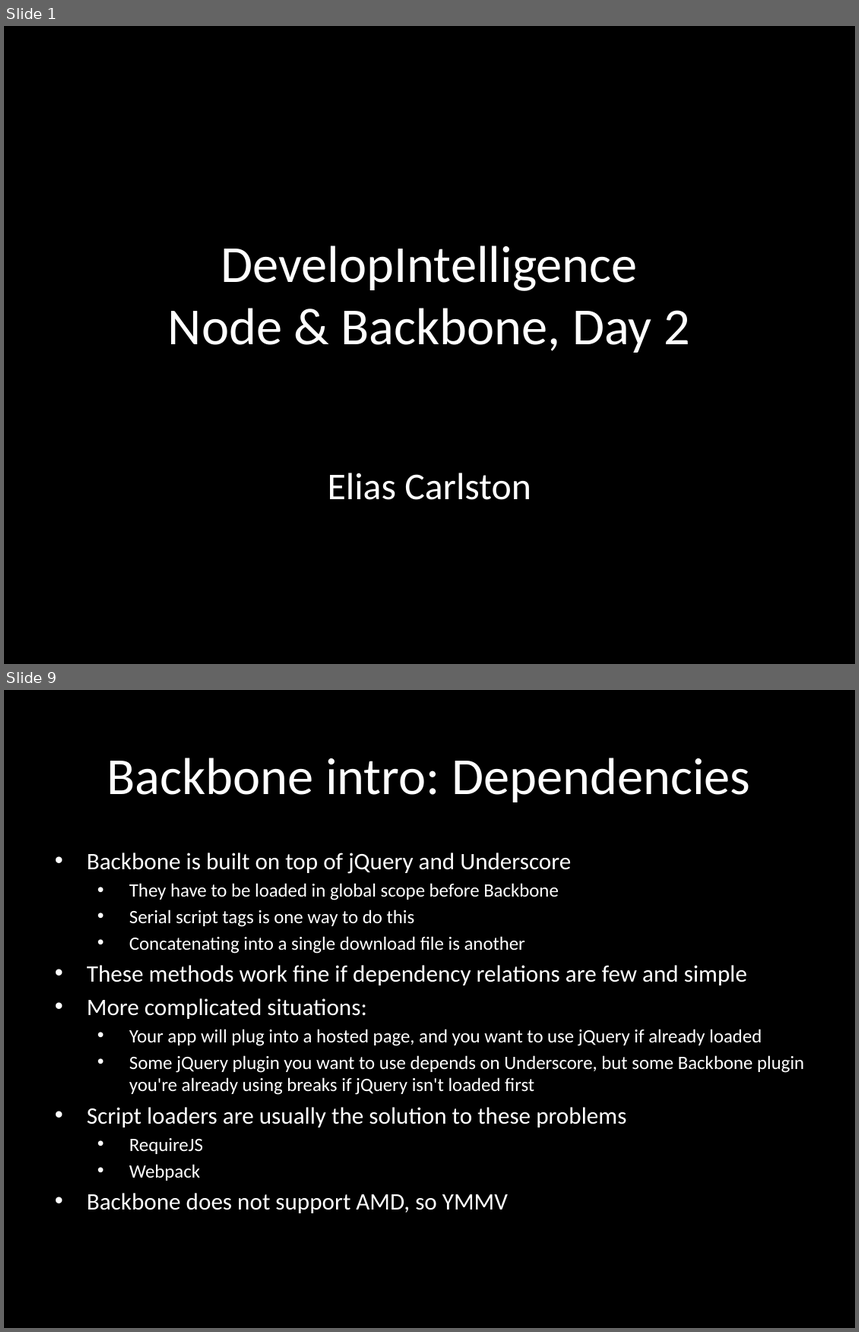
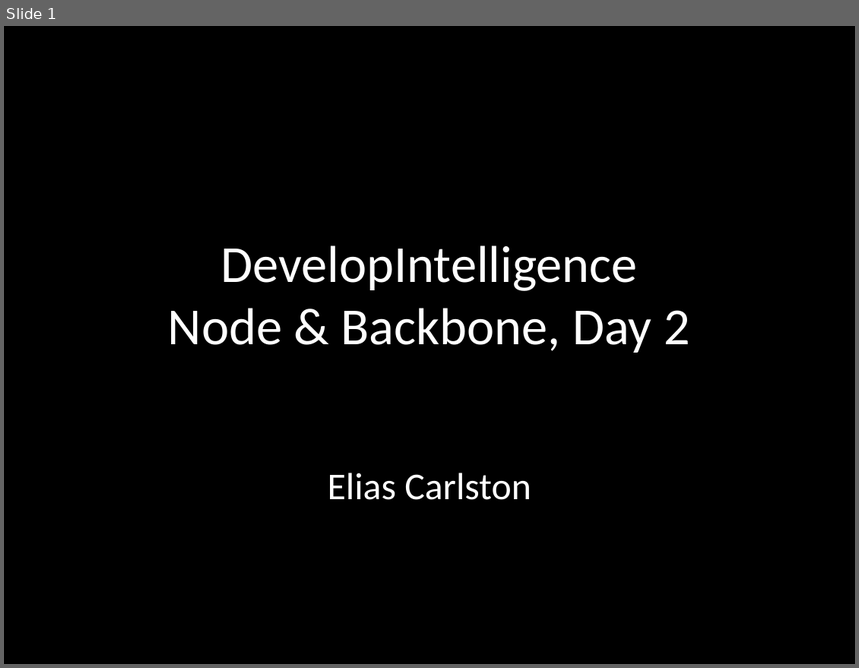
Before and after one commit to eliasjames/training-node-backbone, a slide deck: slides/Node & Backbone Slides Day 2.pptx. Shown one above the other, each under a label of ours: slides 1 and 9 before the commit, slide 1 after it; the slides between them are not shown. The pictures are 859x1332 and 859x668 pixels, drawn with LibreOffice and Linux fonts; fonts in the diff are those of the drawing. Boxes give left, top, right and bottom in pixels: in the first picture for what was removed or moved away, otherwise in the second. Text is boxed around its words. In the diff, an @@ line names an element or a change of style, - is before the commit and + after.

```diff
--- a/slides/Node & Backbone Slides Day 2.pptx
+++ b/slides/Node & Backbone Slides Day 2.pptx
@@ slide 9 removed at <box>4,690,855,1328</box>, background #000000 @@
@@ title removed at <box>107,758,751,802</box> @@
-Backbone intro: Dependencies
@@ subtitle removed at <box>87,853,804,1214</box> @@
-• Backbone is built on top of jQuery and Underscore
-  • They have to be loaded in global scope before Backbone
-  • Serial script tags is one way to do this
-  • Concatenating into a single download file is another
-• These methods work fine if dependency relations are few and simple
-• More complicated situations:
-  • Your app will plug into a hosted page, and you want to use jQuery if already loaded
-  • Some jQuery plugin you want to use depends on Underscore, but some Backbone plugin you're already using breaks if jQuery isn't loaded first
-• Script loaders are usually the solution to these problems
-  • RequireJS
-  • Webpack
-• Backbone does not support AMD, so YMMV
```
Also in this commit, not shown: 4 slides changed, 7 slides added, 11 other slides removed, 8 other files.
